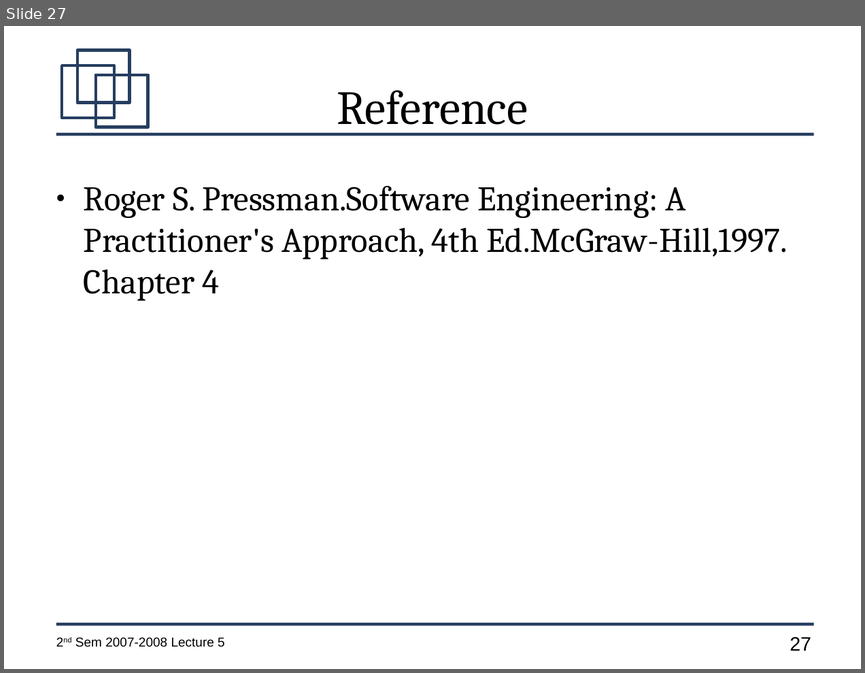
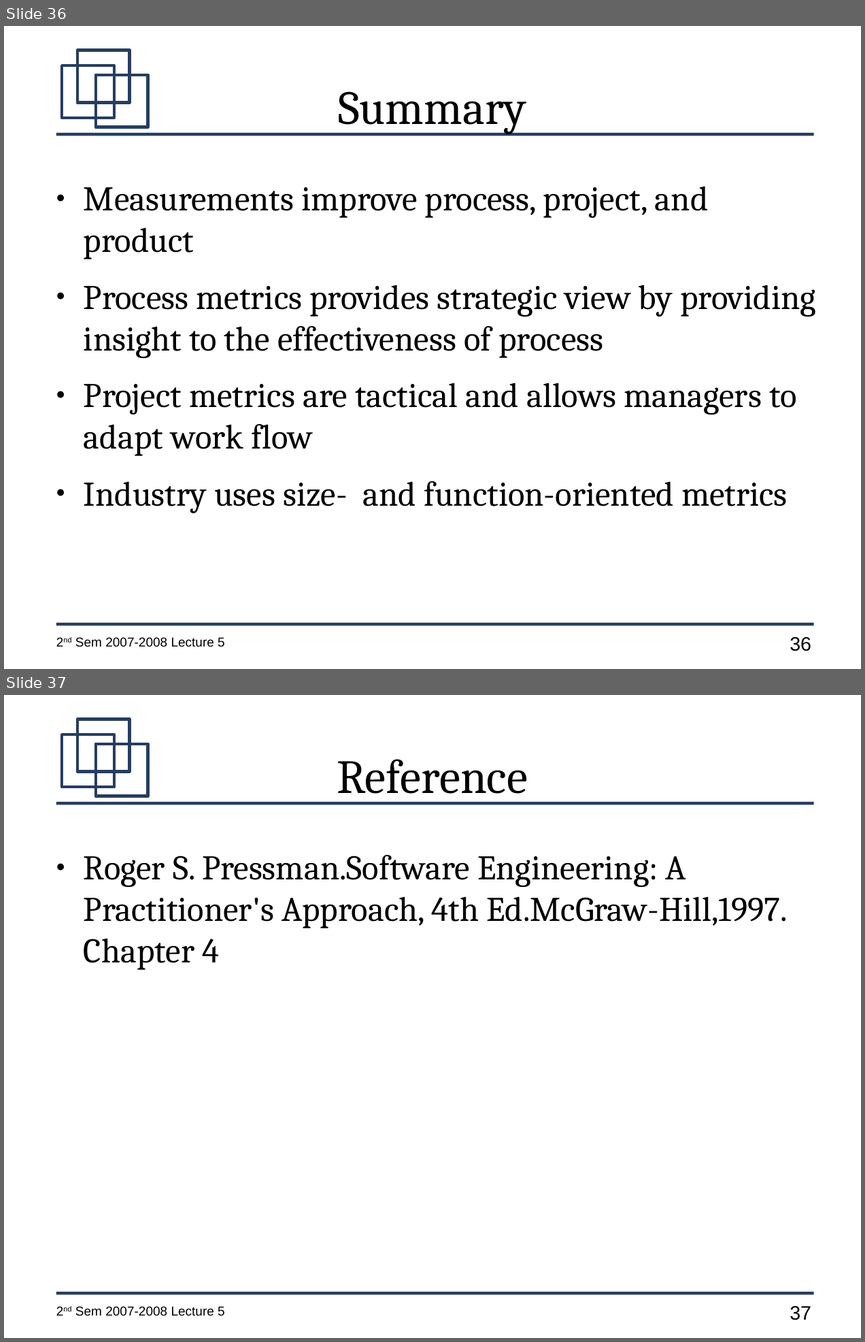
Before and after one commit to jachermocilla/jach-homepage, a slide deck: CMSC128-2nd-Sem-2007-L5.odp. Shown one above the other, each under a label of ours: slide 27 before the commit, slides 36 and 37 after it. The pictures are 865x673 and 865x1342 pixels, drawn with LibreOffice and Linux fonts; fonts in the diff are those of the drawing. Boxes give left, top, right and bottom in pixels: in the first picture for what was removed or moved away, otherwise in the second. Text is boxed around its words. In the diff, an @@ line names an element or a change of style, - is before the commit and + after.

```diff
--- a/CMSC128-2nd-Sem-2007-L5.odp
+++ b/CMSC128-2nd-Sem-2007-L5.odp
@@ slide 36 added at (4,26,861,669), background #FFFFFF; not listed: 7 template elements that a slide beside it also shows @@
@@ title added at (338,91,526,134), 44 pt, text #000000 @@
+Summary
@@ text added at (84,186,816,513), 32 pt, text #000000 @@
+● Measurements improve process, project, and product
+● Process metrics provides strategic view by providing insight to the effectiveness of process
+● Project metrics are tactical and allows managers to adapt work flow
+● Industry uses size- and function-oriented metrics
@@ what was slide 27 is now slide 37 @@
@@ page number at (789,1306,811,1320): text changed @@
-27
+37
```
Also in this commit, not shown: 3 slides changed, 10 other slides added, 1 slide removed.
